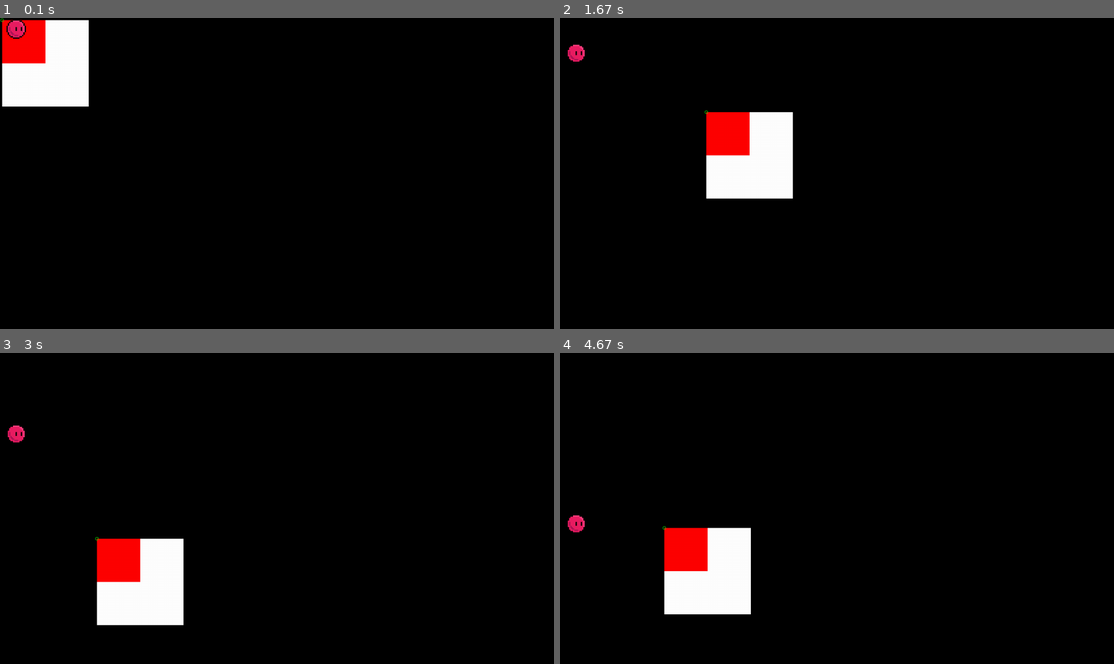
Above: before the commit, frames 1-4 (two rows, left to right).
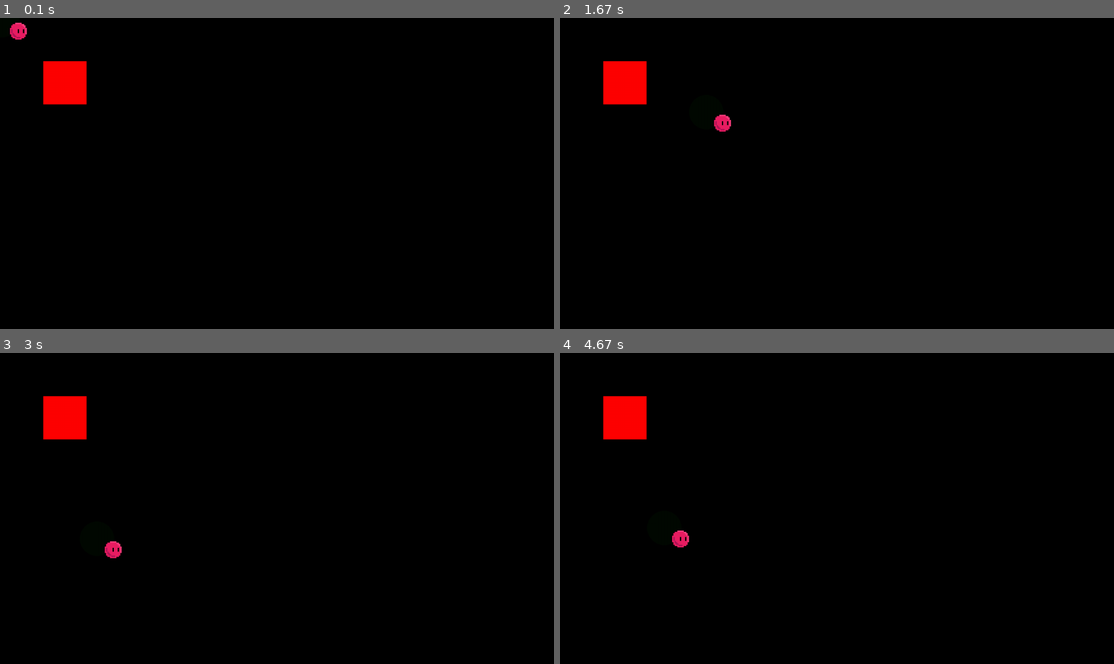
Above: after the commit, the same moments.

Repository: shegsharem/base_pygame_framework
Game: pygame game, started from workingonthis.py
The game is run twice, just before and just after one commit, with the same random seed, the same clock (stepped at 60 frames per second) and the same inputs.
Inputs (mouse positions are in pixels of both pictures, inside the frame that each line leads up to):
- Up to frame 1 (0.1 s): no input
- Up to frame 2 (1.67 s): click (837, 173) at 0.38 s; click (892, 241) at 0.72 s; click (1041, 282) at 1.05 s; click (704, 111) at 1.38 s
- Up to frame 3 (3 s): click (277, 545) at 1.72 s; click (199, 443) at 2.05 s; click (470, 589) at 2.38 s; click (94, 539) at 2.72 s
- Up to frame 4 (4.67 s): click (676, 449) at 3.05 s; click (704, 561) at 3.38 s; click (1036, 580) at 3.72 s; click (670, 623) at 4.05 s; click (665, 527) at 4.38 s

The runs differ from the first frame. In frame 1, 4.3% of the frame differs, in the area x 0-17%, y 0-29%; in frame 2, 5.6%, in the area x 1-43%, y 8-59%; in frame 3, 5.6%; in frame 4, 5.6%.

Commit message:
not working fully

Diff:
--- /dev/null
+++ b/src/collisions.py
@@ -0,0 +1,28 @@
+"""Python 3.12.1"""
+from pygame import Rect, sprite
+
+def intersecting_rect_with_sprite_group(rect:Rect, sprite_group:sprite.Group) -> Rect | None:
+    """Check rect overlapping with any sprite in sprite group
+
+    :param rect: Single `rect`
+    :type rect: Rect
+    :param sprite_group: `sprite group` to collide with
+    :type sprite_group: sprite.Group
+    :return: `smallest rect of overlap` if overlapping, otherwise return `None`
+    :rtype: Rect | None
+    """
+    checklist = []
+
+    for group_sprite in sprite_group:
+        if rect.colliderect(group_sprite.rect):
+            checklist.append(group_sprite.rect)
+
+    if not checklist:
+        return None
+
+    x = max(max(r.x for r in checklist),rect.x)
+    width = min(min(r.right for r in checklist),rect.width) - x
+    y = max(max(r.y for r in checklist),rect.y)
+    height = min(min(r.bottom for r in checklist),rect.bottom) - y
+
+    return Rect(x,y,width,height)
--- a/src/player.py
+++ b/src/player.py
@@ -1,5 +1,6 @@
 """Python 3.12.1"""
 from pygame import sprite, Vector2, transform, image
+from src.collisions import intersecting_rect_with_sprite_group
 
 class Player(sprite.Sprite):
     """Player Class"""
@@ -35,21 +36,23 @@
         for i in range(6):
             img = transform.scale_by(
                 image.load('assets/images/player/player'+str(i)+'.png').convert_alpha(),3)
-            self.player_sprites[i] = img, img.get_rect()
+            self.player_sprites[i] = img, img.get_bounding_rect()
         ###################################################################################
 
         self.image = self.player_sprites[self.sprite_number][0]
         self.rect = self.player_sprites[self.sprite_number][1]
 
-    def move(self, deltatime:float) -> None:
+    def move(self, deltatime:float, collidable_group:sprite.Group=None) -> None:
         """Move player
 
         :param deltatime: used for smooth motion
         :type deltatime: float
+        :param collidable_group: sprite group to collide with, defaults to None
+        :type collidable_group: pygame.sprite.Group, optional
         """
         # Gravity ############################
-        if not self.touching_ground:
-            self.acceleration.y = self.gravity
+        #if not self.touching_ground:
+        #    self.acceleration.y = self.gravity
         ######################################
 
         self.velocity += self.acceleration
@@ -90,4 +93,4 @@
                 self.image = self.player_sprites[self.sprite_number][0]
         ####################################################################
 
-        self.move(deltatime)
+        self.move(deltatime, collidable_group)
--- a/src/window.py
+++ /dev/null
@@ -1,23 +0,0 @@
-""" python 3.12.1 """
-import pygame
-from pygame.locals import *
-
-class Window:
-    """Window instance"""
-    def __init__(self, screen_width:int, screen_height:int) -> None:
-        """Initialize window instance
-
-        Args:
-            screen_width (int): Width of game window
-            screen_height (int): Height of game window
-            frame_rate (int, optional): Target framerate (FPS). Defaults to 60.
-        """
-        #pygame.init()
-        self.width = screen_width
-        self.height = screen_height
-
-        self.screen = pygame.display.set_mode(
-            (self.width,
-             self.height),
-             pygame.HWSURFACE|pygame.DOUBLEBUF|pygame.NOFRAME
-        )
--- a/workingonthis.py
+++ b/workingonthis.py
@@ -2,9 +2,13 @@
 import sys
 import pygame
 from pygame.locals import *
+
+# Game Modules
 from src.shapes import Circle, Rectangle
 from src.deltatime import get_deltatime
 from src.player import Player
+from src.level import Level
+from src.collisions import intersecting_rect_with_sprite_group
 
 pygame.init()
 
@@ -13,10 +17,22 @@
 
 test_rect = Rectangle((10,10),(200,200))
 test_rect2 = Rectangle((10,10),(100,100),(255,0,0))
-test_circle = Circle((0,0),4,(0,255,0),1)
+
+
+test_circle = Circle((0,0),40,(0,9,0))
 player = Player()
+level_map = list(open('level.txt'))
+
+rect_collision_group = pygame.sprite.Group()
+rect_collision_group.add(test_rect2)
+collided_rect = None
+
+background = Level(level_map)
+splashscreen = pygame.image.load('assets/images/background.png').convert_alpha()
+splashscreen = pygame.transform.scale(splashscreen, (screen.get_width(), screen.get_height()))
 
 #pygame.event.set_allowed([QUIT, KEYDOWN, KEYUP]) # allows certain inputs to increase performance
+
 
 def input_processor() -> None:
     """Logic function for pygame events."""
@@ -44,20 +60,29 @@
     screen.fill((0,0,0))
     mouse_pos = pygame.mouse.get_pos()
 
-    test_rect.position = mouse_pos
-    test_rect2.position = mouse_pos
+    #test_rect.position = mouse_pos
+    test_rect2.position = (100,100)
     test_circle.position = mouse_pos
+    player.position = mouse_pos
+
+    collided_rect = intersecting_rect_with_sprite_group(test_circle.rect, rect_collision_group)
+
+    #test_rect.update(dt)
+    player.update(dt)
+    test_rect2.update(dt)
+    test_circle.update(dt)
 
 
-    test_rect.update(dt)
-    test_rect2.update(dt)
-    test_circle.update(dt)
-    player.update(dt)
+    #screen.blit(test_rect.image,test_rect.position)
+    screen.blit(test_rect2.image,test_rect2.position)
 
-    screen.blit(test_rect.image,test_rect.position)
-    screen.blit(test_rect2.image,test_rect2.position)
+    if collided_rect:
+        print(collided_rect)
+        pygame.draw.rect(screen, (0,255,0), collided_rect)
+
+
     screen.blit(test_circle.image,test_circle.position)
     screen.blit(player.image,player.position)
 
-    pygame.display.update([test_rect,test_rect2,test_circle,player])
+    pygame.display.update([test_rect2, player, test_circle])
     pygame.display.flip()
